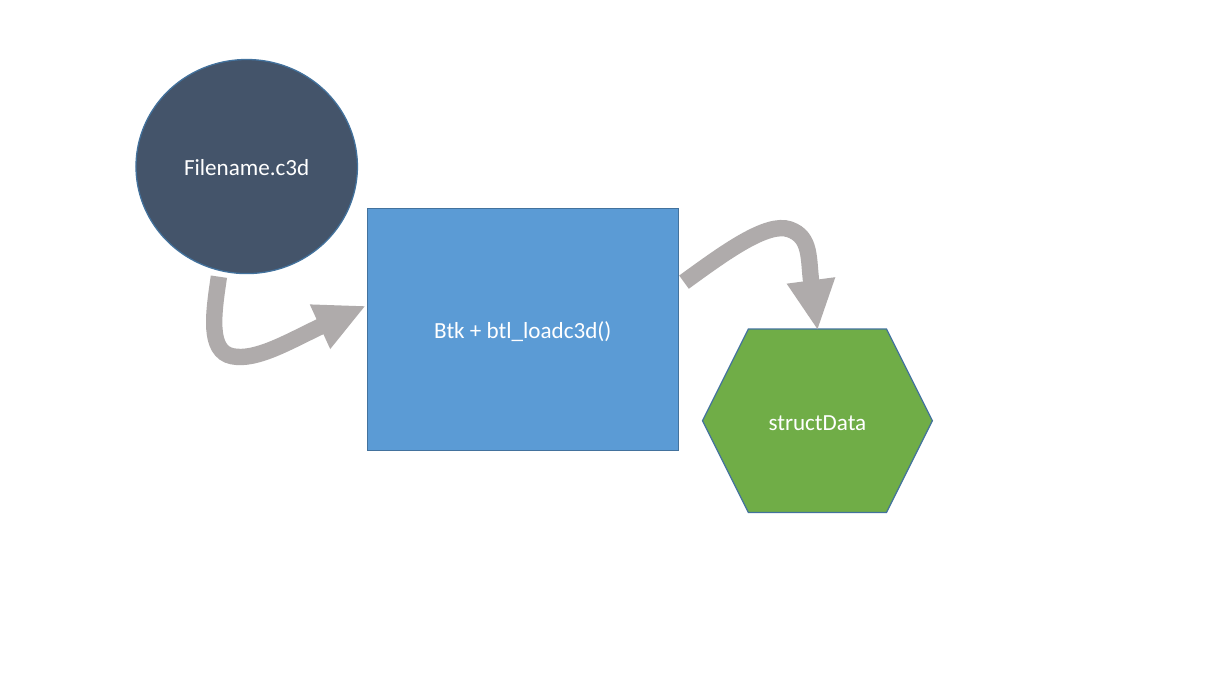
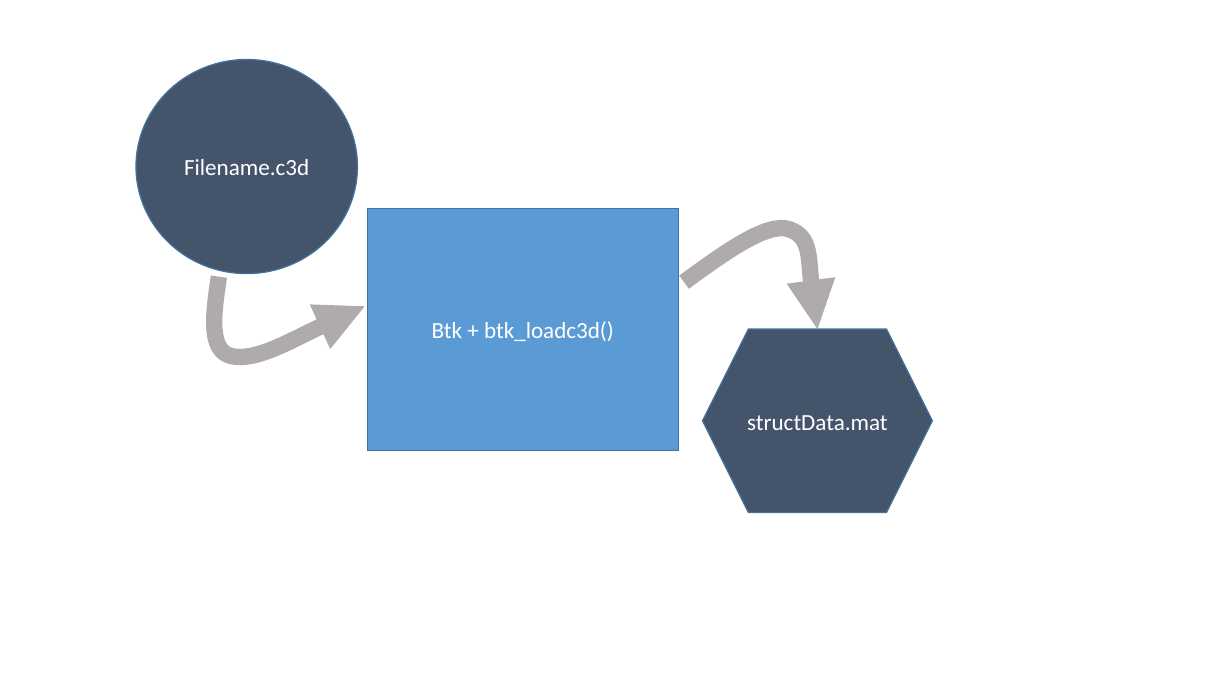
Before and after one commit to linkedinyou/c3d2OpenSim, a slide deck: slide 1 of documentation/imageWorks.pptx. Drawn at 1232x693 pixels with LibreOffice and Linux fonts; fonts in the diff are those of the drawing. Boxes give left, top, right and bottom in pixels: in the first picture for what was removed or moved away, otherwise in the second. Text is boxed around its words. In the diff, an @@ line names an element or a change of style, - is before the commit and + after.

```diff
--- a/documentation/imageWorks.pptx
+++ b/documentation/imageWorks.pptx
@@ text in rectangle at [432, 321, 614, 341]: text changed @@
-Btk + btl_loadc3d()
+Btk + btk_loadc3d()
@@ hexagon "structData.mat" at [702, 329, 933, 512]: fill #70AD47 to #44546A @@
@@ text in hexagon at [747, 415, 888, 430]: text changed @@
-structData
+structData.mat
```
Also in this commit, not shown: 2 other slides changed, 2 other files.
